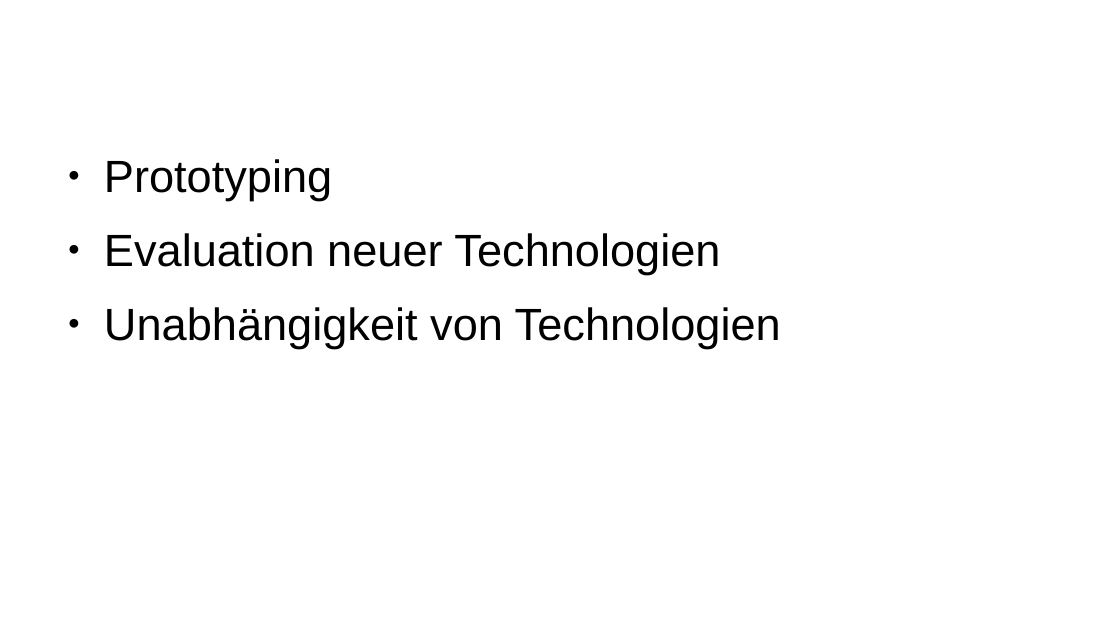
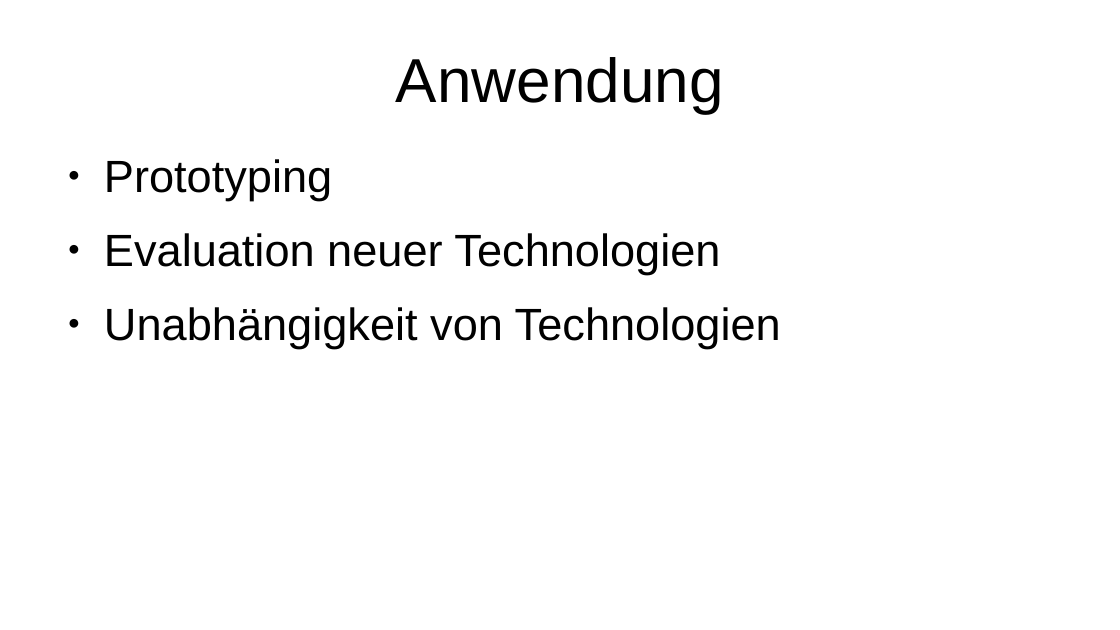
Before and after one commit to schnurlei/jdy, a slide deck: slide 10 of ProofOfKonzepts.odp (slide 9 before the commit). Drawn at 1120x630 pixels with LibreOffice and Linux fonts; fonts in the diff are those of the drawing. Boxes give left, top, right and bottom in pixels: in the first picture for what was removed or moved away, otherwise in the second. Text is boxed around its words. In the diff, an @@ line names an element or a change of style, - is before the commit and + after.

```diff
--- a/ProofOfKonzepts.odp
+++ b/ProofOfKonzepts.odp
@@ title added at (x1=396, y1=57, x2=724, y2=113), 44 pt, text #000000 @@
+Anwendung
```
Also in this commit, not shown: 1 other slide changed, 1 slide added, 2 other files.
